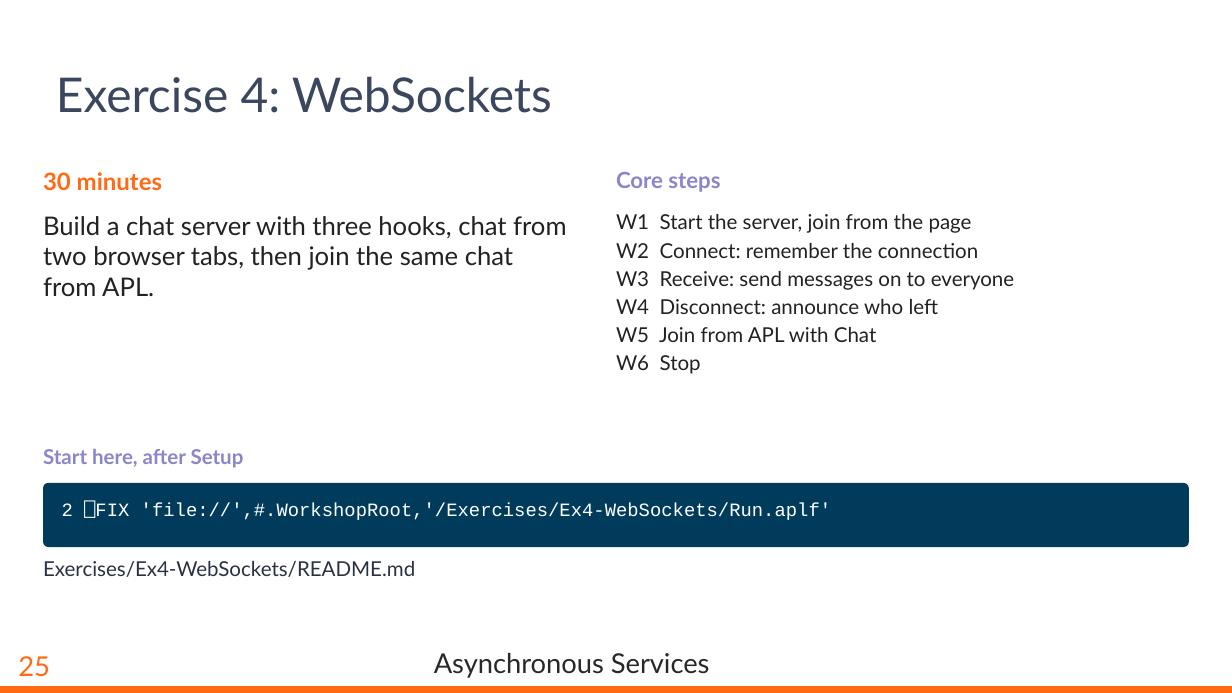
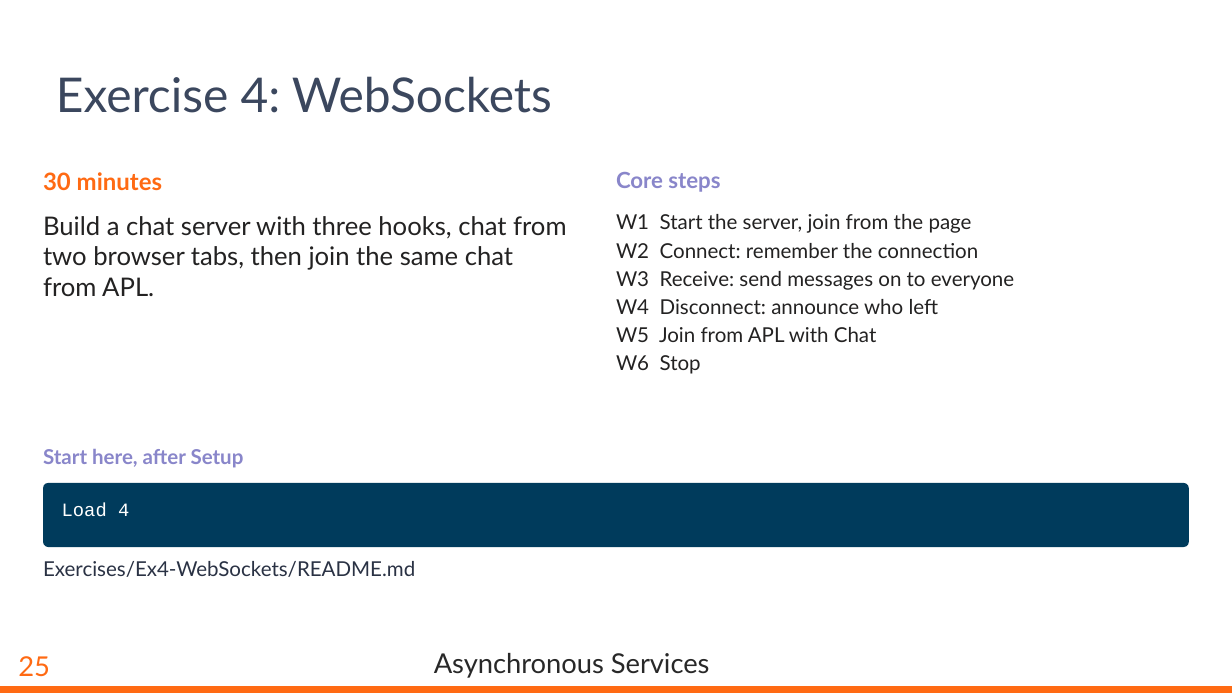
Before and after one commit to dyalog-training/2026-MP2, a slide deck: slide 26 of Presentation/AsynchronousServices.pptx. Drawn at 1232x693 pixels with LibreOffice and Linux fonts; fonts in the diff are those of the drawing; background and template pictures are left out. Boxes give left, top, right and bottom in pixels: in the first picture for what was removed or moved away, otherwise in the second. Text is boxed around its words. In the diff, an @@ line names an element or a change of style, - is before the commit and + after.

```diff
--- a/Presentation/AsynchronousServices.pptx
+++ b/Presentation/AsynchronousServices.pptx
@@ text at box(62, 503, 129, 517): text changed @@
-2 ⎕FIX 'file://',#.WorkshopRoot,'/Exercises/Ex4-WebSockets/Run.aplf'
+Load 4
```
Also in this commit, not shown: 8 other slides changed, 29 other files.
